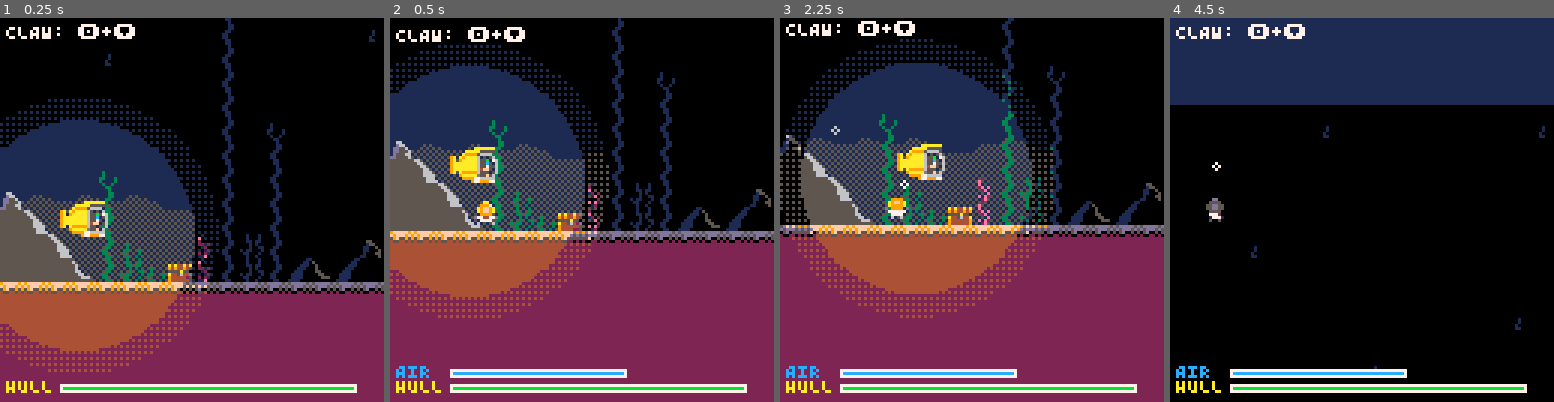
Above: before the commit, frames 1-4 (left to right).
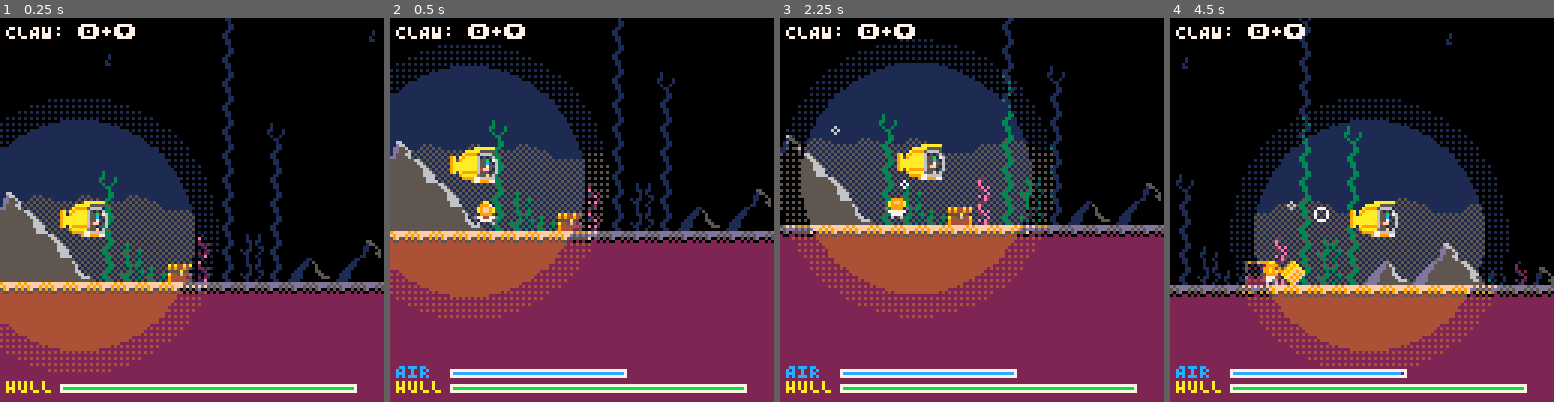
Above: after the commit, the same moments.

Repository: teamgantt/tg-sub-game
Game: PICO-8 cartridge tg-sub.p8
Two runs of this game, one before a commit and one after it. Both use one fixed random seed, a clock stepped at 60 frames per second and the inputs below.
Inputs:
- Up to frame 1 (0.25 s): no input
- Up to frame 2 (0.5 s): tap X (X key) at 0.33 s
- Up to frame 3 (2.25 s): tap O (Z key) at 0.7, 1.7, 2.1 s; tap X (X key) at 1.07, 1.85 s; hold Right 1.6-2.1 s; hold Up from 2.15 s (still down)
- Up to frame 4 (4.5 s): release Up at 2.42 s; hold Right 2.47-3.03 s; tap O (Z key) every 0.4 s from 2.5 to 4.1 s; tap X (X key) at 2.97, 4.08 s; hold Left 3.08-3.58 s; hold Down 3.63-3.97 s; hold Right from 4.02 s (still down)

Frame 1 is identical in both runs. In frame 2, 0.5% of the frame differs, in the area x 1-36%, y 1-7%; in frame 3, 0.5%; in frame 4, 74%, in the area x 0-100%, y 0-100%.

Commit message:
modifies claw behavior

Diff:
--- a/src/dynamic-obj.lua
+++ b/src/dynamic-obj.lua
@@ -35,7 +35,7 @@
 
       -- if treasure is hooked, move with claw
       if (self.is_hooked) then
-        self.x = tgsub.claw.x
+        self.x = tgsub.claw.x-4
         self.y = tgsub.claw.y
       end
 
@@ -95,7 +95,6 @@
       -- if treasure is not carried, collide with world
       if (self.is_carried or collide_map(self, 'down', 0)) then
         self.dy = 0
-        sfx(7)
       else
         self.y+=.2
       end
@@ -109,7 +108,7 @@
 
       -- if treasure is hooked, move with claw
       if (self.is_hooked) then
-        self.x = tgsub.claw.x
+        self.x = tgsub.claw.x-4
         self.y = tgsub.claw.y
       end
 
--- a/src/player.lua
+++ b/src/player.lua
@@ -219,7 +219,7 @@
 
   -- if treasure is hooked, move with claw
   if (player.diver.is_hooked) then
-    player.diver.x = tgsub.claw.x
+    player.diver.x = tgsub.claw.x-4
     player.diver.y = tgsub.claw.y
   end
 end
--- a/src/sub.lua
+++ b/src/sub.lua
@@ -83,7 +83,6 @@
     tgsub.dy=-sub_gravity
 	end -- right
 
-
   -- no left or right
 	if (not btn(🅾️) and btn(⬇️) and player.mode != 'diver' and not collide_map(tgsub, 'down', 0)) then
     tgsub.dy+=tgsub.speed
@@ -100,27 +99,23 @@
   --if holding z lower claw
   if (btn(🅾️) and player.mode == 'tgsub') then
     -- holding z an pressing down lowers claw
-    tgsub.claw.is_open = false
+    tgsub.claw.is_open = true
 
     if (btn(⬇️)) then
       tgsub.claw_len+=.5
     end
-
-    -- holding z and pressing up raises claw
-    if (btn(⬆️)) then
-      if not tgsub.claw.cargo or tgsub.claw_len > 0 then
-        tgsub.claw_len-=.5
-      end
-    end
-
-    -- sync claw position with claw_len
-    tgsub.claw.x = tgsub.x+8
-    tgsub.claw.y = tgsub.y+8+tgsub.claw_len
-  else
-    -- release z to open claw
-    tgsub.claw.cargo = nil
-    tgsub.claw.is_open = true
-  end
+  elseif not btn(🅾️) then
+    if not tgsub.claw.cargo or tgsub.claw_len > 0 then
+      tgsub.claw_len-=.5
+      tgsub.claw.is_open = false
+      -- -- release z to open claw
+      tgsub.claw.cargo = nil
+    end
+  end
+
+  -- sync claw position with claw_len
+  tgsub.claw.x = tgsub.x+8
+  tgsub.claw.y = tgsub.y+8+tgsub.claw_len
 
   -- SUB MODE
   -- apply tgsub movement
@@ -198,8 +193,6 @@
   cam.x=mid(map_start, cam.x,map_end)
   cam.y=mid(map_start, cam.y,1024)
 
-  print("CLAW: 🅾️+⬇️", cam.x+2, cam.y+2, 7)
-
   -- order is important for camera reset
   camera(cam.x, cam.y)
   beforedraw()
--- a/src/ui.lua
+++ b/src/ui.lua
@@ -18,6 +18,8 @@
     hull_color = 8 -- bad
   end
 
+  print("CLAW: 🅾️+⬇️", cam.x+2, cam.y+2, 7)
+
   -- hull
   print('HULL', cam.x+2, cam.y+120, 10)
   line(cam.x+2+x_off, cam.y+121+y_off, cam.x+tgsub.hull+x_off, cam.y+121+y_off, hull_color)
